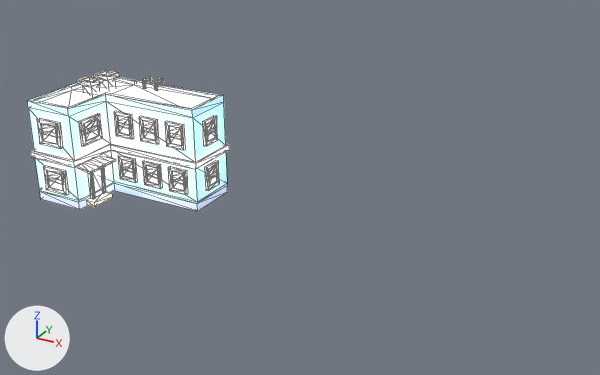
An edit to the glTF model Models/houseH.glb, drawn before and after from the same camera.
Rendered twice from a camera (50 mm lens) standing at (30.33, -29.05, 12.44) and looking at (17.49, -5.71, 0.77). The axes (+X, +Y, +Z) are drawn at lower left. The lights are the same throughout. Mesh edges are drawn as thin lines. Vertices at the same position are counted once.

Objects in the first picture: 'house_g'.
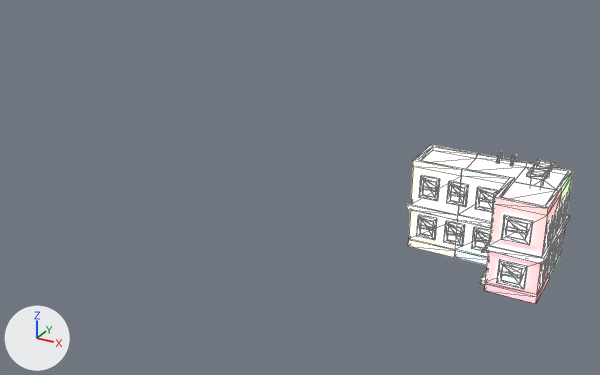
Boxes (x1, y1, x2, y2) around the edits, measured in the pictures (600 x 375 px; the box of a moved part takes in the faces that stretch with it):
'house_g', reshaped, moved, rescaled (18% narrower, 13% taller): before (27, 71, 229, 211); after (407, 145, 573, 304)
part 1 of me_cube_063, moved or reshaped: before (79, 154, 116, 174); after (481, 240, 490, 253)
part 2 of me_cube_063, moved or reshaped: before (70, 77, 229, 211); after (407, 145, 573, 277)
part 3 of me_cube_063, recoloured: before (27, 86, 115, 210); after (484, 178, 562, 304)
part 4 of me_cube_063, recoloured: before (191, 95, 229, 211); after (408, 145, 433, 205)

The change, as a list of edits to the scene's bpy script:
```text
Add img_green_texture:
    img_green_texture = load_image('green_texture', '_unpacked/green_texture', 64, 64, 'sRGB')
Add img_red_texture:
    img_red_texture = load_image('red_texture', '_unpacked/red_texture', 64, 64, 'sRGB')
Add img_yellow_texture:
    img_yellow_texture = load_image('yellow_texture', '_unpacked/yellow_texture', 64, 64, 'sRGB')
Add mat_green_texture:
    mat_green_texture = bpy.data.materials.new('green_texture')
    # colours: white #ffffff
    # uses the picture img_green_texture
Add mat_red_texture:
    mat_red_texture = bpy.data.materials.new('red_texture')
    # colours: white #ffffff
    # uses the picture img_red_texture
Add mat_yellow_texture:
    mat_yellow_texture = bpy.data.materials.new('yellow_texture')
    # colours: white #ffffff
    # uses the picture img_yellow_texture
Change me_cube_063:
    used by ob_house_g; location = (9.74, -5.45, 1.23); rotation_euler = (0.0, 0.0, -1.571), in degrees (0, 0, -90); scale = (1.18, 1.18, 1.18)
    remove me_cube_063.from_pydata(...)  # 954 vertices, 1296 faces; spans x -1.49..2.28, y -2.2..3.04, z -1.89..1.79
    add me_cube_063.from_pydata(...)  # 1022 vertices, 1340 faces; spans x -1.49..2.28, y -2.2..3.04, z -1.89..1.79
    me_cube_063 part 1: the loose piece of 24 vertices spanning x 0.74..1.98, y -0.66..-0.02, z -0.64..-0.42 is scaled about its middle by (1, 0.591, 1)
    me_cube_063 part 2
    88 faces are deleted
    22 vertices are added at x -1.35..0.55, y -2.2..1.2, z -1.89..1.5
    14 new vertices lie (0.0, -1.76, 0.0) away from vertices in x -1.26..0.46, y 2.96, z -1.89..1.5
    9 new vertices lie (0.0, 1.77, 0.0) away from vertices in x -1.26..-1.13, y -0.57, z -1.89..1.5
    9 new vertices lie (0.0, 1.55, 0.0) away from vertices in x -1.26..0.55, y -2.12..-0.35, z -1.89..1.5
    7 new vertices lie (0.0, 1.63, 0.0) away from vertices in x 0.46, y -0.43, z -1.89..1.5
    7 new vertices lie (1.61, 0.0, 0.0) away from vertices in x -1.26, y -2.12, z -1.89..1.5
    44 new faces join them, mat_blue_texture
    44 new faces join them, mat_green_texture
    44 new faces join them, mat_yellow_texture
    me_cube_063 part 3: 64 faces spanning x 0.33..2.26, y -2.2..-0.35, z -1.89..1.5 switch from mat_blue_texture to mat_red_texture
    me_cube_063 part 4: 20 faces spanning x -1.35..0.55, y 2.83..3.04, z -1.89..1.5 switch from mat_blue_texture to mat_yellow_texture
    add me_cube_063.materials.append(mat_green_texture)
Change ob_house_g:
    ob_house_g.location: (9.74, -5.45, 1.23) -> (24.32, -5.31, 1.23)
    ob_house_g.scale: (1.18, 1.18, 1.18) -> (0.913, -0.913, 0.913)
```
